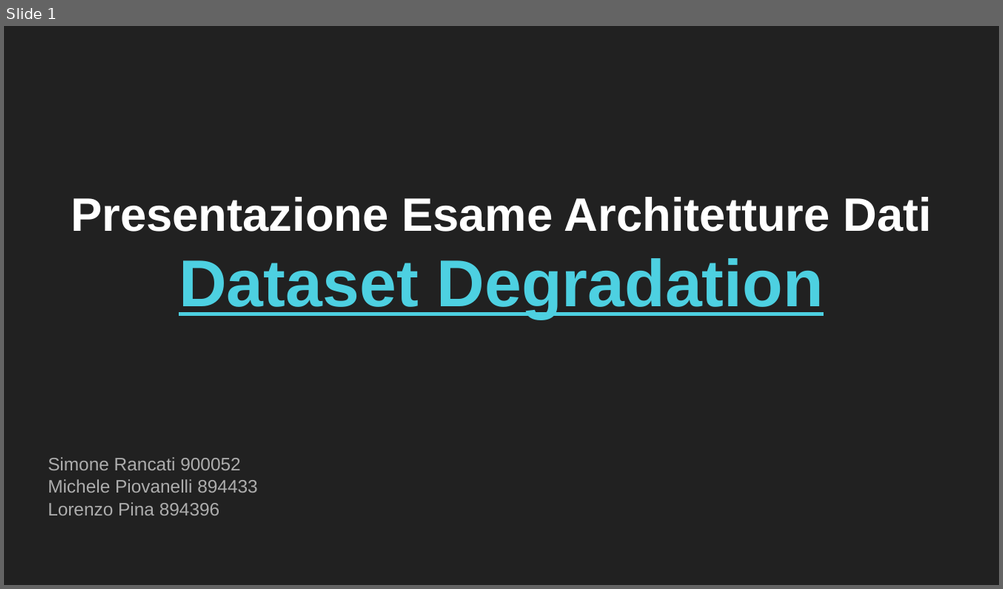
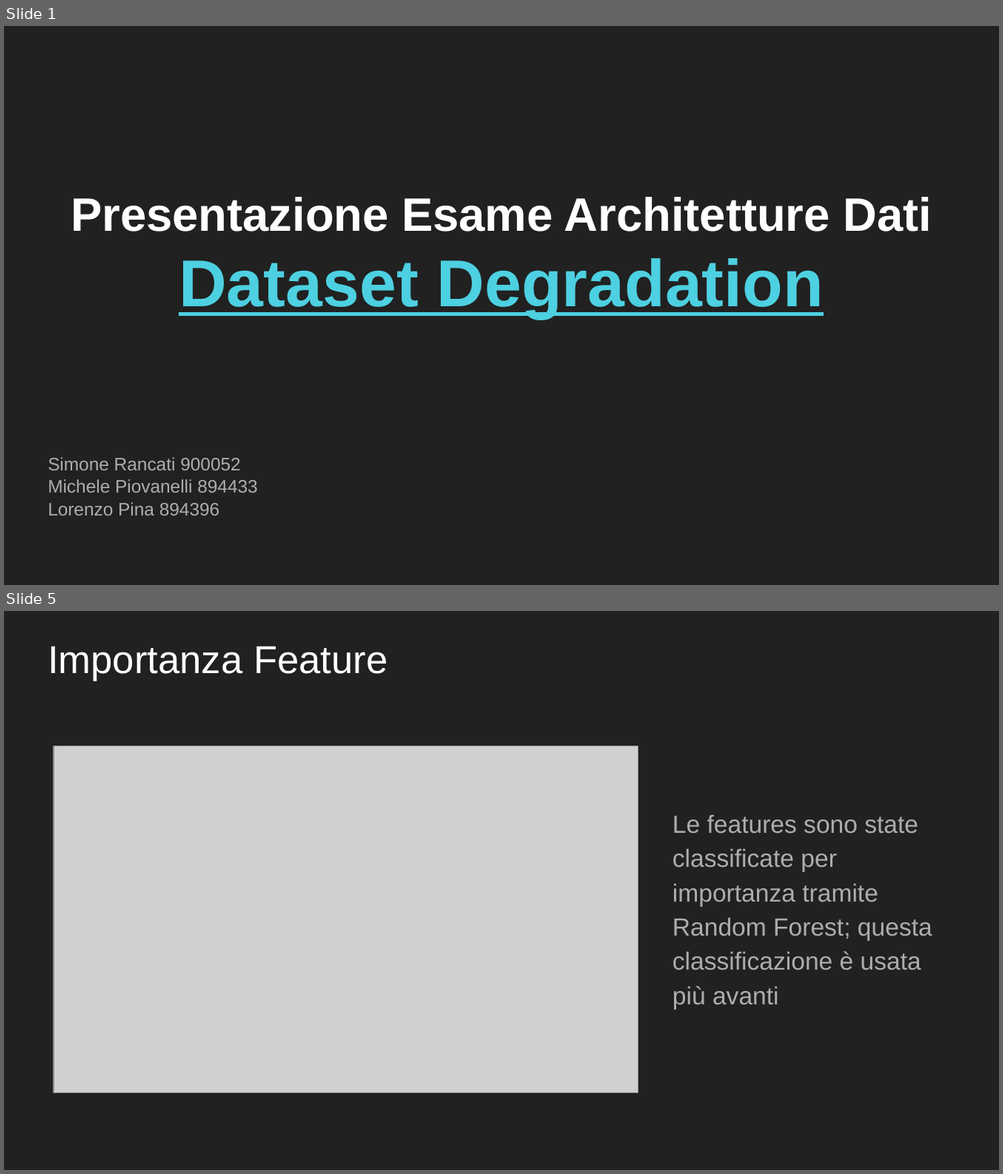
Before and after one commit to LorenzoPinaUnimib/Dataset_Degradetion, a slide deck: Presentazione Progetto Architetture dati.pptx. Shown one above the other, each under a label of ours: slide 1 before the commit, slides 1 and 5 after it; the slides between them are not shown. The pictures are 1003x589 and 1003x1174 pixels, drawn with LibreOffice and Linux fonts; fonts in the diff are those of the drawing; grey boxes stand for pictures. Boxes give left, top, right and bottom in pixels: in the first picture for what was removed or moved away, otherwise in the second. Text is boxed around its words. In the diff, an @@ line names an element or a change of style, - is before the commit and + after.

```diff
--- a/Presentazione Progetto Architetture dati.pptx
+++ b/Presentazione Progetto Architetture dati.pptx
@@ slide 5 added at <box>4,611,999,1170</box>, background #212121 @@
@@ text added at <box>48,646,387,681</box>, 28.2 pt, text #FFFFFF @@
+Importanza Feature
@@ picture added at <box>54,746,638,1093</box> @@
@@ text added at <box>672,815,932,1009</box>, 18 pt, text #ADADAD @@
+Le features sono state classificate per importanza tramite Random Forest; questa classificazione è usata più avanti
```
Also in this commit, not shown: 10 slides changed, 2 other slides added, 3 slides removed, 1 other file.
